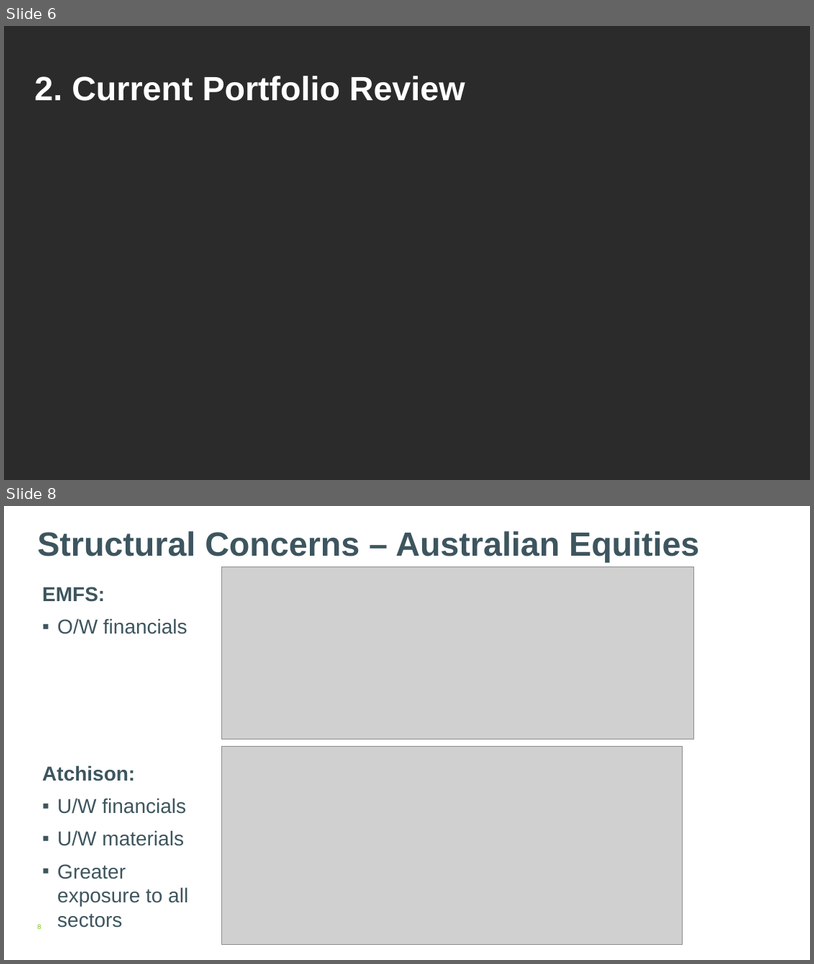
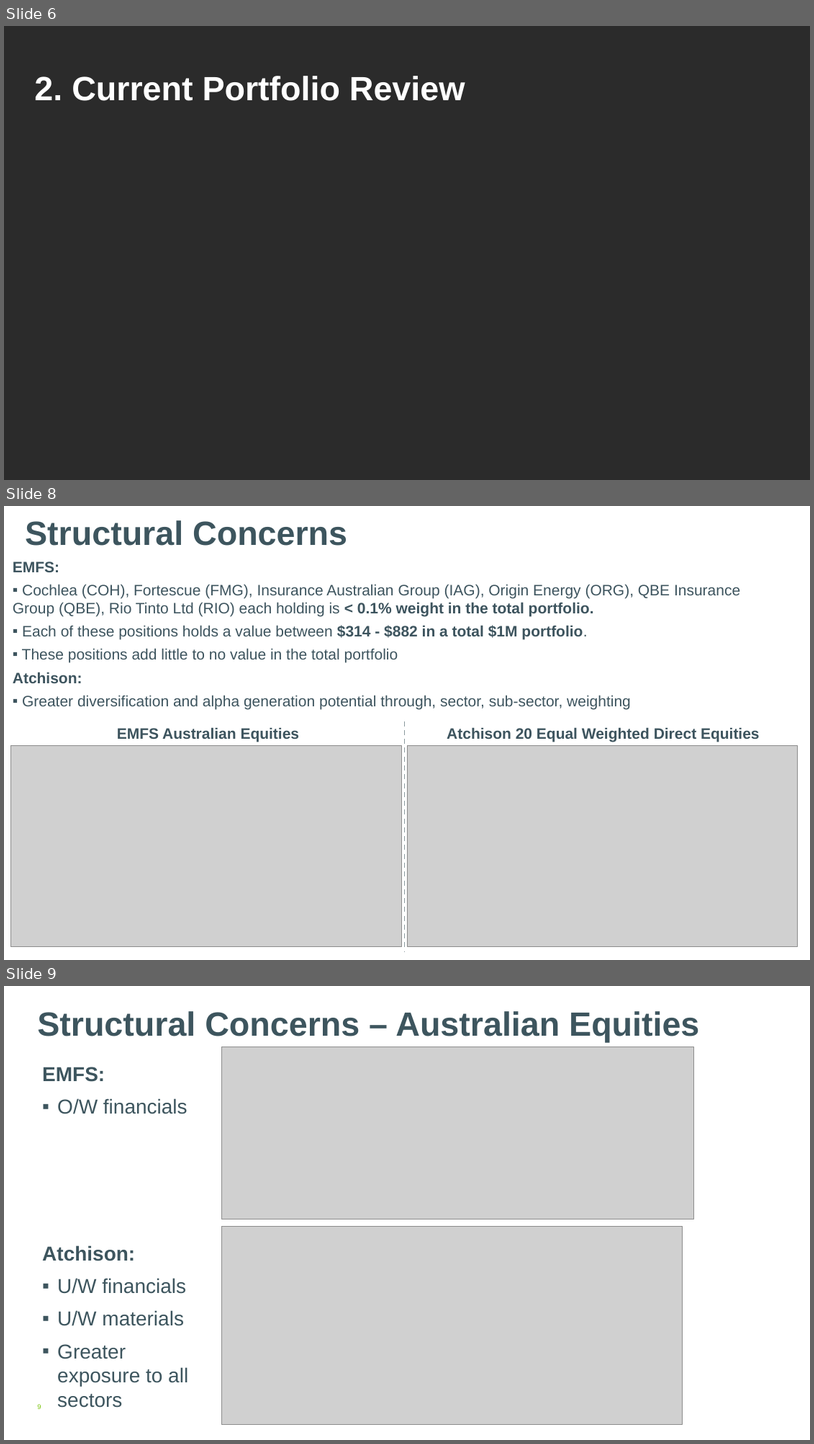
Before and after one commit to AtchisonClients/atchisonclients.github.io, a slide deck: assetsHTML/EMFS/EMFS-Atchison.pptx. Shown one above the other, each under a label of ours: slides 6 and 8 before the commit, slides 6, 8 and 9 after it; the slides between them are not shown. The pictures are 814x964 and 814x1444 pixels, drawn with LibreOffice and Linux fonts; fonts in the diff are those of the drawing; grey boxes stand for pictures; background and template pictures are left out; a plain dark background stands for a picture behind light text. Boxes give left, top, right and bottom in pixels: in the first picture for what was removed or moved away, otherwise in the second. Text is boxed around its words. In the diff, an @@ line names an element or a change of style, - is before the commit and + after.

```diff
--- a/assetsHTML/EMFS/EMFS-Atchison.pptx
+++ b/assetsHTML/EMFS/EMFS-Atchison.pptx
@@ slide 8 added at box(4, 506, 810, 960), background picture (left out) @@
@@ title added at box(25, 520, 347, 546), 40 pt, text #3D555E, bold @@
+Structural Concerns
@@ text added at box(13, 561, 741, 709), 18 pt, text #3D545E @@
+EMFS:
+▪ Cochlea (COH), Fortescue (FMG), Insurance Australian Group (IAG), Origin Energy (ORG), QBE Insurance Group (QBE), Rio Tinto Ltd (RIO) each holding is < 0.1% weight in the total portfolio.
+▪ Each of these positions holds a value between $314 - $882 in a total $1M portfolio.
+▪ These positions add little to no value in the total portfolio
+Atchison:
+▪ Greater diversification and alpha generation potential through, sector, sub-sector, weighting
@@ line added from (404, 721) to (404, 952), #8A999D 1.5 pt dashed @@
@@ text added at box(117, 727, 300, 742), 18 pt, text #3D545E, bold @@
+EMFS Australian Equities
@@ text added at box(447, 727, 760, 742), 18 pt, text #3D545E, bold @@
+Atchison 20 Equal Weighted Direct Equities
@@ picture added at box(11, 746, 402, 947) @@
@@ picture added at box(407, 746, 798, 947) @@
@@ what was slide 8 is now slide 9 @@
```
Also in this commit, not shown: 9 slides changed, 4 other slides added.
